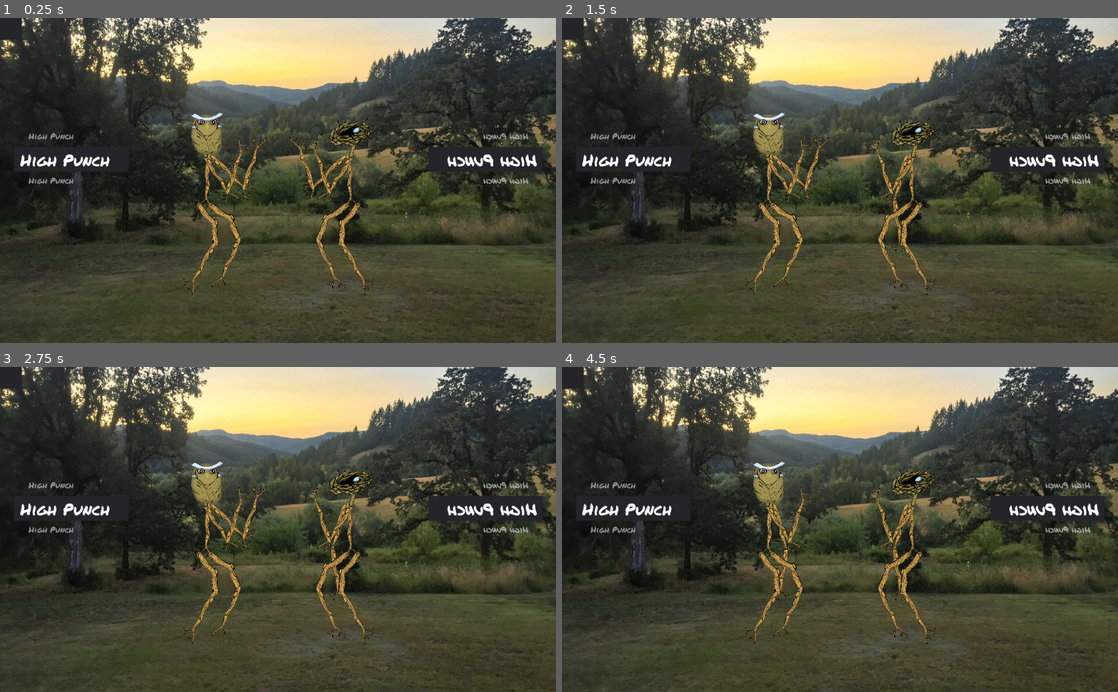
Above: before the commit, frames 1-4 (two rows, left to right).
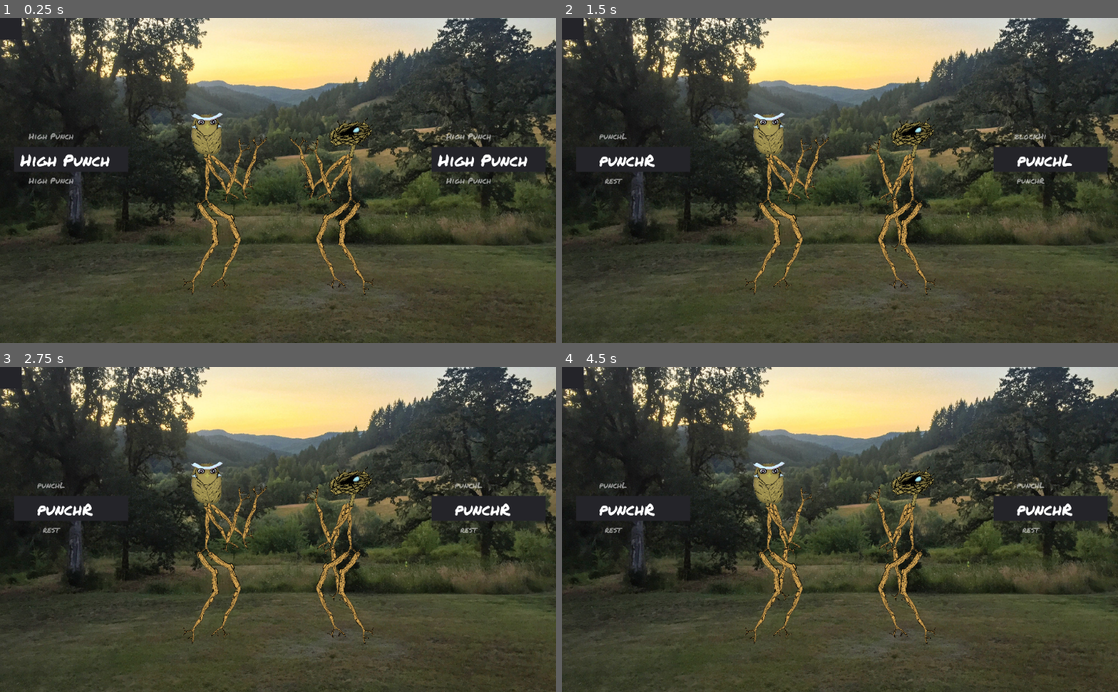
Above: after the commit, the same moments.

Repository: thesage1014/pigsSSJomt
Game: Godot game, scene res://sticky.tscn
The game is run twice, just before and just after one commit, with the same random seed, the same clock (stepped at 60 frames per second) and the same inputs.
Inputs:
- Up to frame 1 (0.25 s): no input
- Up to frame 2 (1.5 s): tap Enter (ui_accept) at 0.5, 0.77 s; tap Left (p1_a) at 0.6 s; tap Up (p1_b) at 1.35 s
- Up to frame 3 (2.75 s): tap Enter (ui_accept) at 1.52, 2 s; tap Down (p1_c) at 2.1 s
- Up to frame 4 (4.5 s): tap Enter (ui_accept) at 2.75, 3.02, 3.77, 4.25 s; tap A (p2_a) at 2.85 s; tap E (p2_b) at 3.6 s; tap D (p2_c) at 4.35 s

The runs differ from the first frame. In frame 1, 0.7% of the frame differs, in the area x 77-99%, y 35-52%; in frame 2, 1.2%, in the area x 3-99%, y 35-52%; in frame 3, 1.2%; in frame 4, 1.2%.
Error before the commit: Invalid type in function 'get_node' in base 'Panel (AttackRoller.gd)'. Cannot convert argument 1 from Nil to NodePath. (res://scripts/AttackRoller.gd:7)

Commit message:
fixed merge

Diff:
--- a/Fighter.tscn
+++ b/Fighter.tscn
@@ -706,6 +706,7 @@
 margin_right = 731.185
 margin_bottom = -411.577
 rect_pivot_offset = Vector2( 203.903, 44.2925 )
+player = NodePath("..")
 
 [node name="Skeleton" type="Skeleton2D" parent="."]
 position = Vector2( -9.35941, -478.97 )
